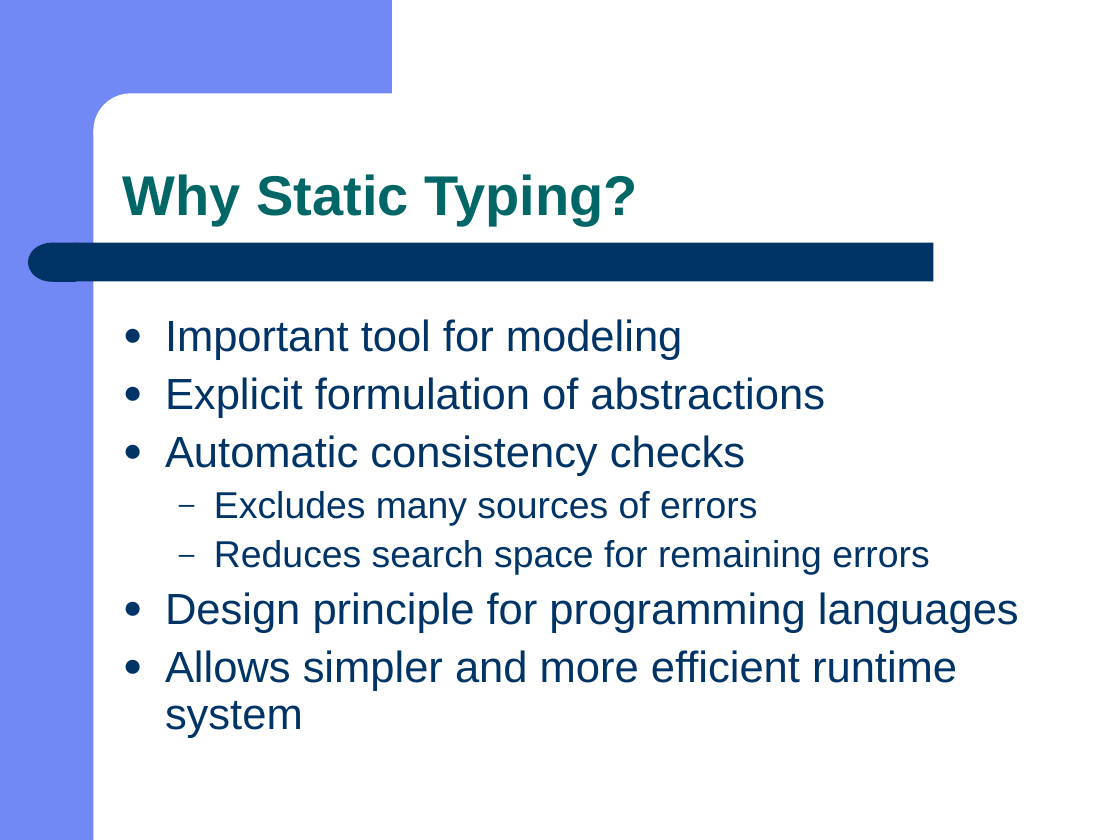
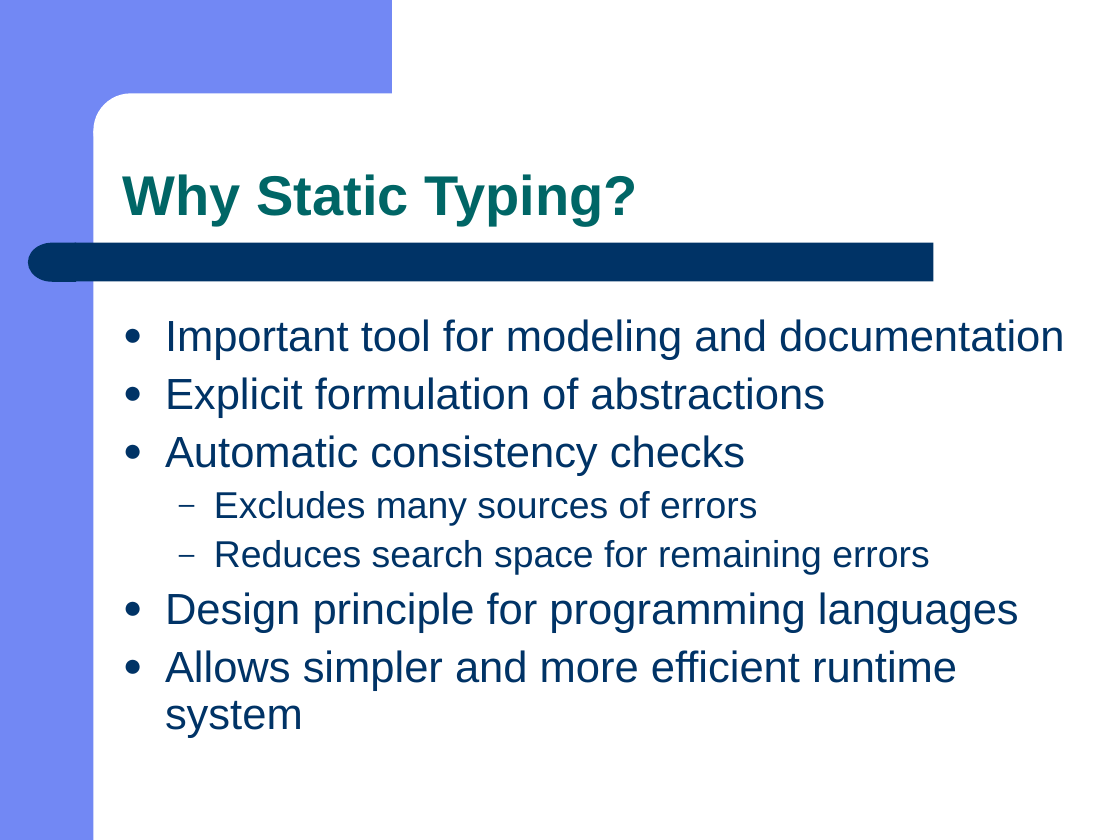
Before and after one commit to doublec/aliceml-abandoned, a slide deck: slide 3 of doc/presentations/C-Tag 2001 Alice.ppt. Drawn at 1120x840 pixels with LibreOffice and Linux fonts; fonts in the diff are those of the drawing. Boxes give left, top, right and bottom in pixels: in the first picture for what was removed or moved away, otherwise in the second. Text is boxed around its words. In the diff, an @@ line names an element or a change of style, - is before the commit and + after.

```diff
--- a/doc/presentations/C-Tag 2001 Alice.ppt
+++ b/doc/presentations/C-Tag 2001 Alice.ppt
@@ text at (165, 319, 1064, 360): text changed @@
-● Important tool for modeling
+● Important tool for modeling and documentation
```
Also in this commit, not shown: 3 other slides changed, 1 slide added.
